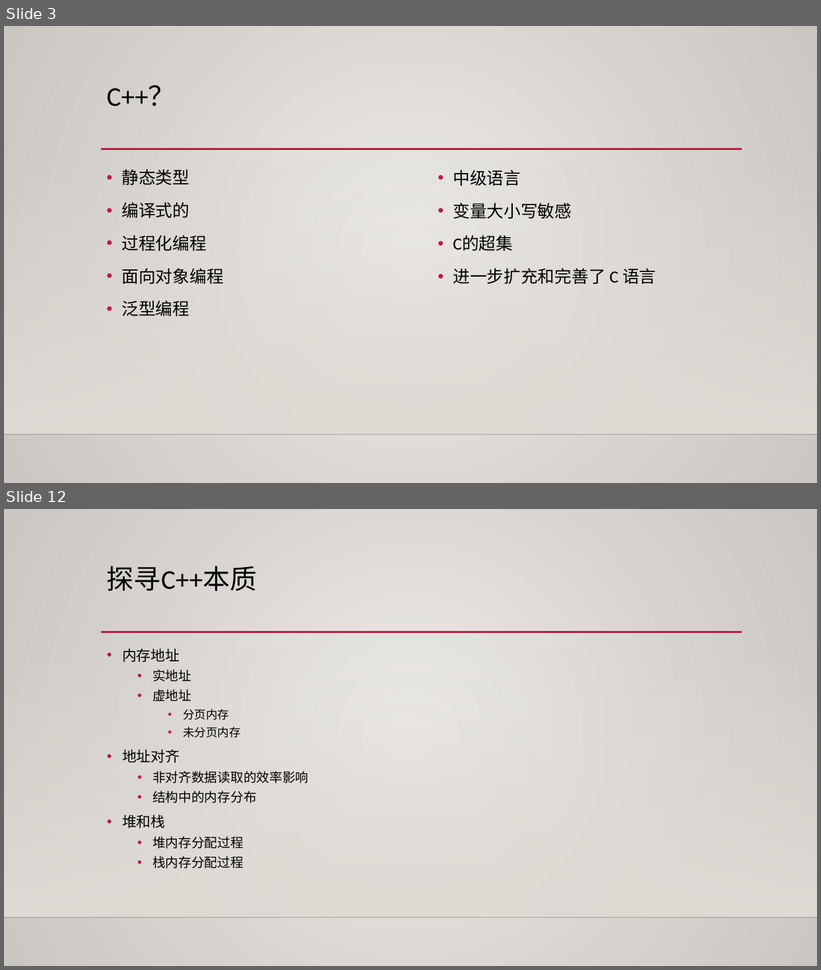
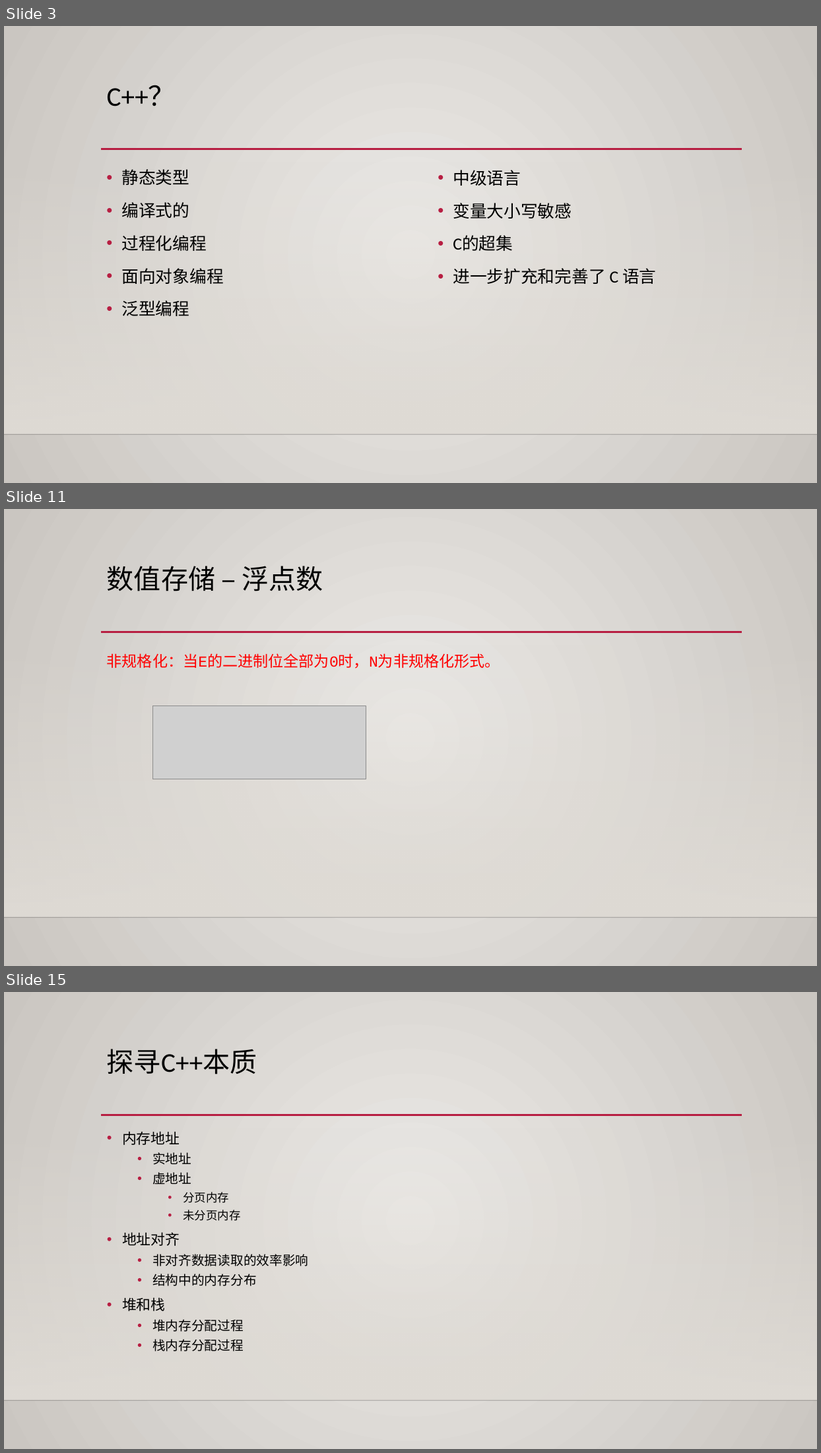
Before and after one commit to albertclass/Lessons, a slide deck: advance c++/courseware.pptx. Shown one above the other, each under a label of ours: slides 3 and 12 before the commit, slides 3, 11 and 15 after it; the slides between them are not shown. The pictures are 821x970 and 821x1453 pixels, drawn with LibreOffice and Linux fonts; fonts in the diff are those of the drawing; grey boxes stand for pictures; background and template pictures are left out. Boxes give left, top, right and bottom in pixels: in the first picture for what was removed or moved away, otherwise in the second. Text is boxed around its words. In the diff, an @@ line names an element or a change of style, - is before the commit and + after.

```diff
--- a/advance c++/courseware.pptx
+++ b/advance c++/courseware.pptx
@@ slide 11 added at box(4, 509, 817, 966), background gradient #ECEAE7 to #CAC7C1; not listed: 3 template elements that a slide beside it also shows @@
@@ title added at box(107, 566, 323, 591), 32 pt, text #000000 @@
+数值存储 – 浮点数
@@ text added at box(107, 654, 500, 668), 18 pt, text #FF0000 @@
+非规格化：当E的二进制位全部为0时，N为非规格化形式。
@@ picture added at box(153, 706, 366, 779) @@
@@ what was slide 12 is now slide 15 @@
```
Also in this commit, not shown: 7 slides changed, 3 other slides added, 1 slide removed, 55 other files.
